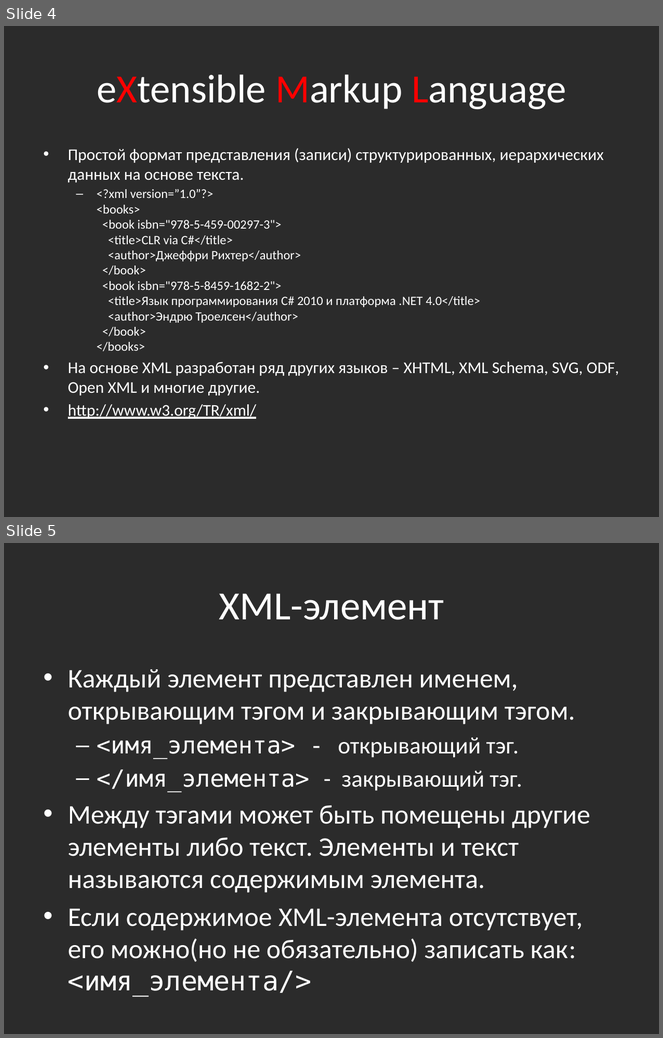
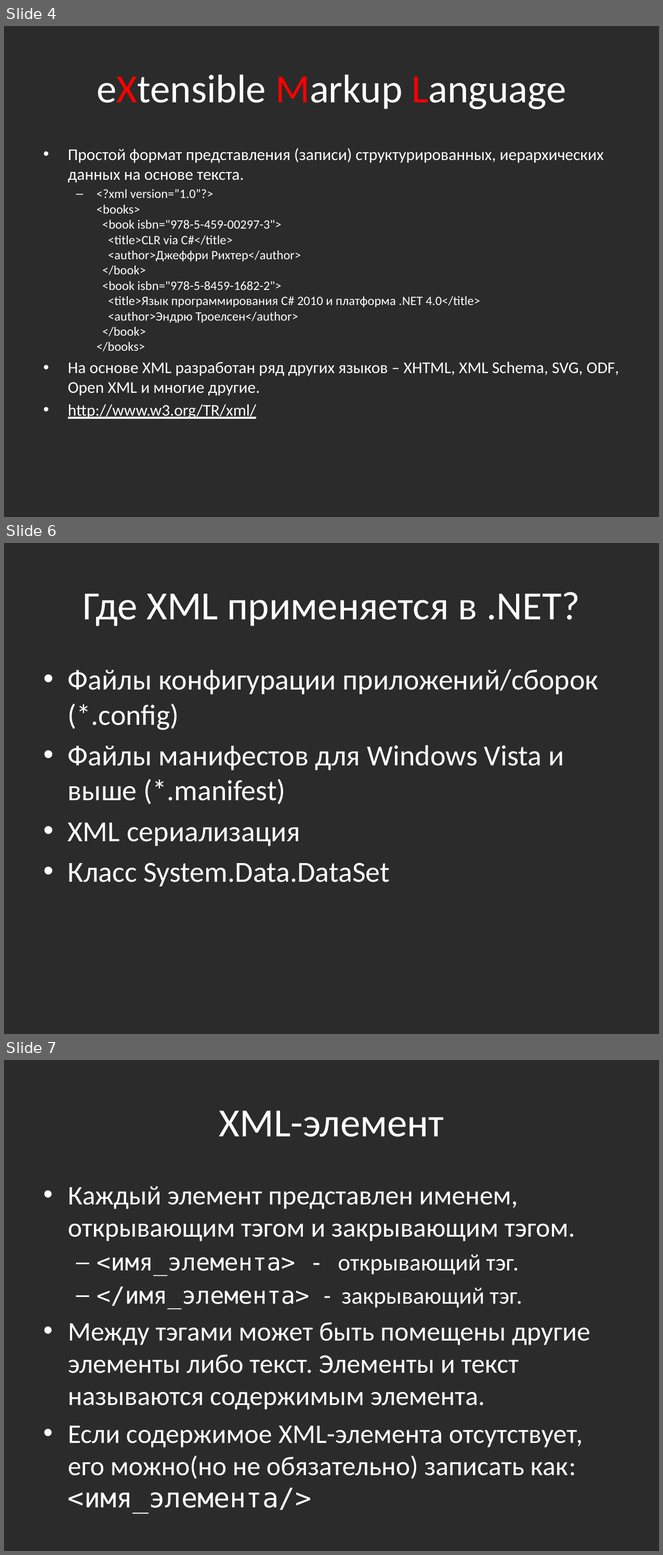
Before and after one commit to bazile/Training, a slide deck: Presentation/lesson-06-xml.pptx. Shown one above the other, each under a label of ours: slides 4 and 5 before the commit, slides 4, 6 and 7 after it; the slides between them are not shown. The pictures are 663x1038 and 663x1555 pixels, drawn with LibreOffice and Linux fonts; fonts in the diff are those of the drawing; background and template pictures are left out; a plain dark background stands for a picture behind light text. Boxes give left, top, right and bottom in pixels: in the first picture for what was removed or moved away, otherwise in the second. Text is boxed around its words. In the diff, an @@ line names an element or a change of style, - is before the commit and + after.

```diff
--- a/Presentation/lesson-06-xml.pptx
+++ b/Presentation/lesson-06-xml.pptx
@@ slide 6 added at (x1=4, y1=543, x2=659, y2=1034), background picture (left out) @@
@@ title added at (x1=83, y1=592, x2=580, y2=626), 44 pt, text #FFFFFF @@
+Где XML применяется в .NET?
@@ text added at (x1=68, y1=669, x2=599, y2=887), 32 pt, text #FFFFFF @@
+• Файлы конфигурации приложений/сборок (*.config)
+• Файлы манифестов для Windows Vista и выше (*.manifest)
+• XML сериализация
+• Класс System.Data.DataSet
@@ what was slide 5 is now slide 7 @@
```
Also in this commit, not shown: 1 other slide added.
